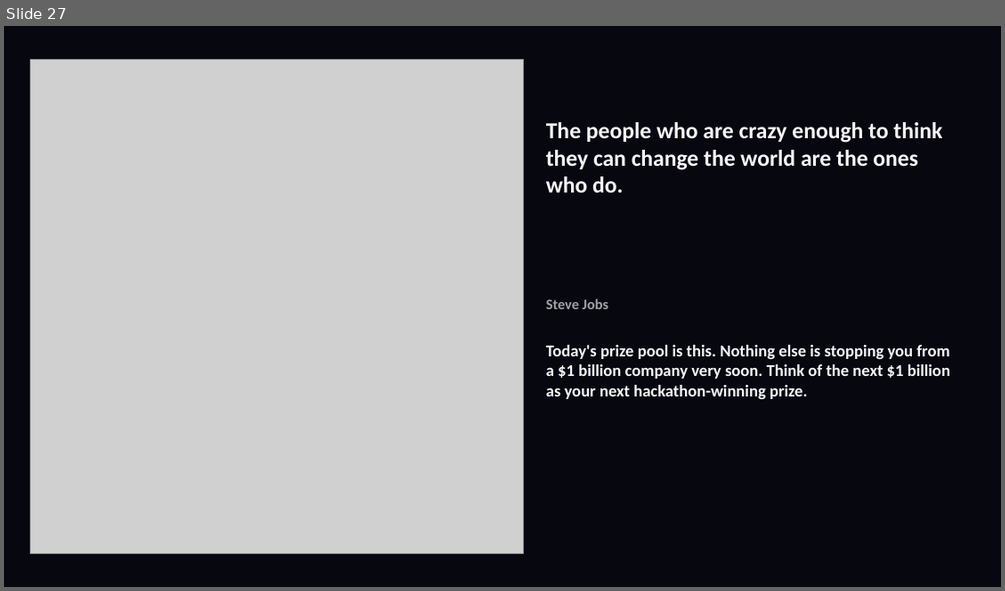
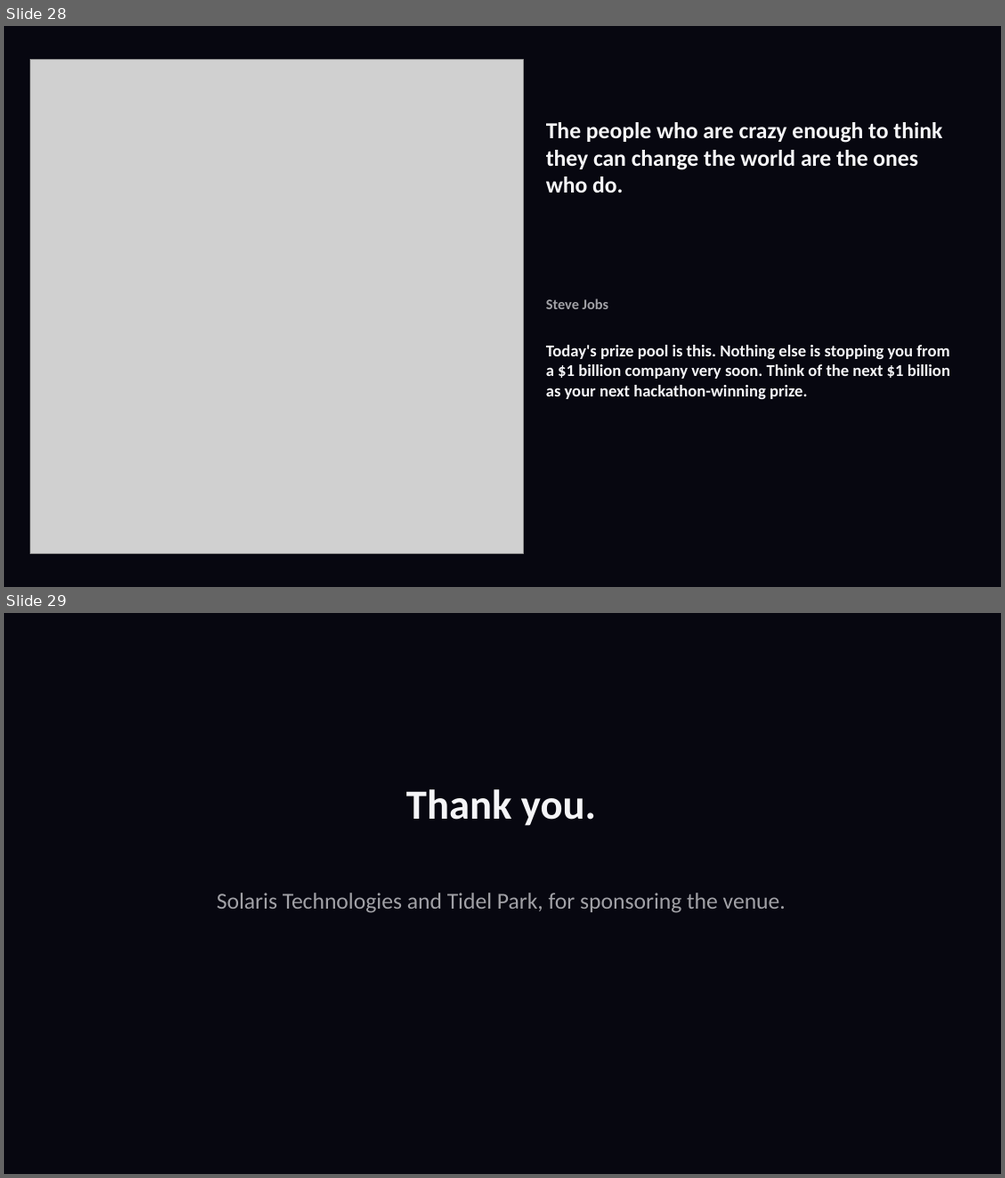
Before and after one commit to shangeethsivan/shangeethsivan.github.io, a slide deck: talks/whats-stopping-us-from-building-great-products-and-monetizing-them/whats-stopping-us-from-building-great-products-and-monetizing-them.pptx. Shown one above the other, each under a label of ours: slide 27 before the commit, slides 28 and 29 after it. The pictures are 1005x591 and 1005x1178 pixels, drawn with LibreOffice and Linux fonts; fonts in the diff are those of the drawing; grey boxes stand for pictures. Boxes give left, top, right and bottom in pixels: in the first picture for what was removed or moved away, otherwise in the second. Text is boxed around its words. In the diff, an @@ line names an element or a change of style, - is before the commit and + after.

Commit message:
Add the opening Shipaton poster and a venue thank-you.
Talks downloads use ?v=32. Twenty-nine slides in HTML, PPTX, and PDF.

```diff
--- a/talks/whats-stopping-us-from-building-great-products-and-monetizing-them/whats-stopping-us-from-building-great-products-and-monetizing-them.pptx
+++ b/talks/whats-stopping-us-from-building-great-products-and-monetizing-them/whats-stopping-us-from-building-great-products-and-monetizing-them.pptx
@@ slide 29 added at box(4, 613, 1001, 1174), background #FFFFFF @@
@@ rectangle added at box(4, 613, 1001, 1174), fill #070710 @@
@@ text added at box(406, 789, 596, 826), 40 pt, text #F5F5F7, bold @@
+Thank you.
@@ text added at box(217, 892, 785, 913), 22 pt, text #A1A1A6 @@
+Solaris Technologies and Tidel Park, for sponsoring the venue.
@@ what was slide 27 is now slide 28 @@
```
Also in this commit, not shown: 1 other slide added, 5 other files.
